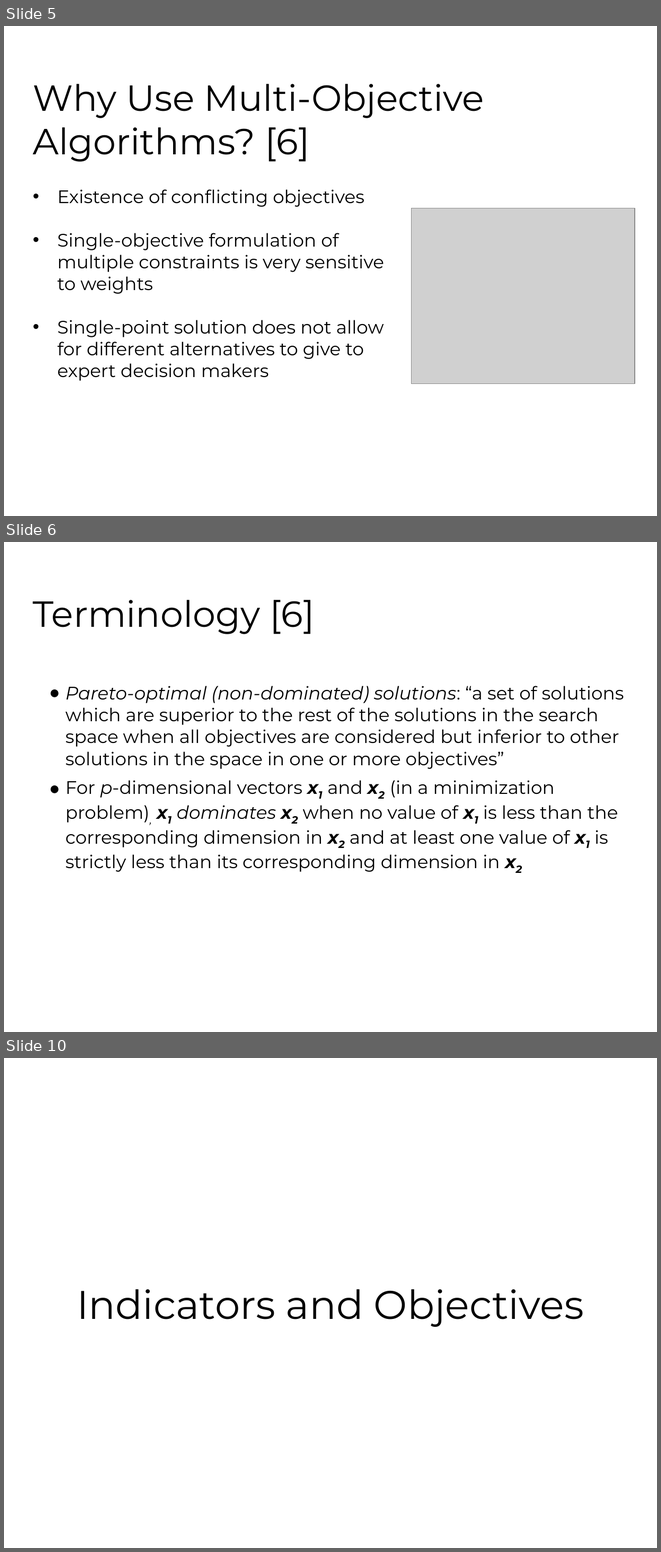
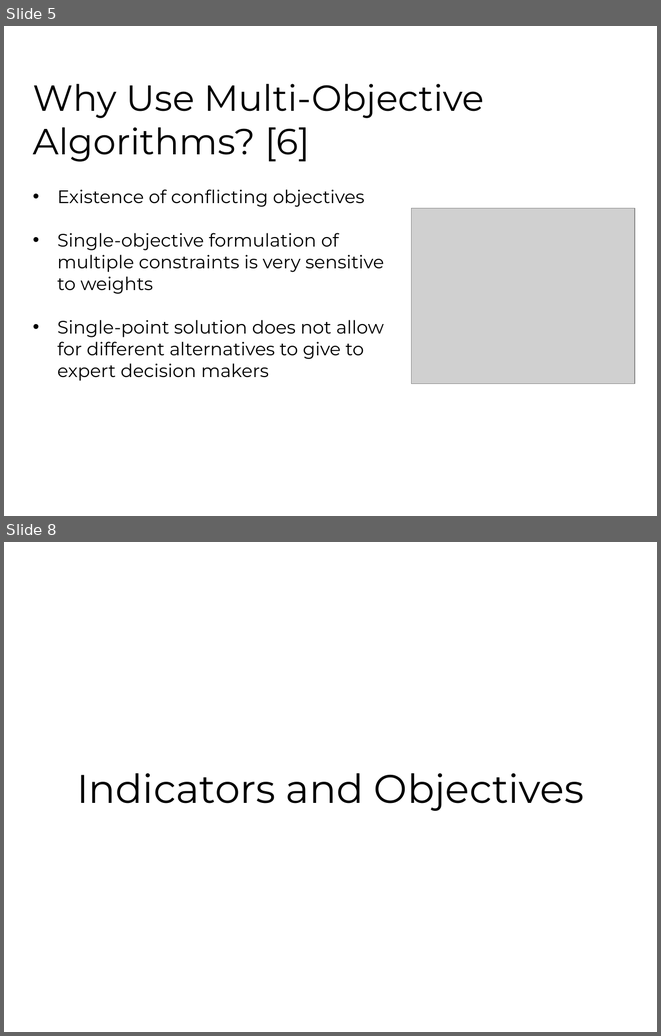
Before and after one commit to fhh23/Evolving-Stock-Market-Indicators-Using-Multi-Objective-Genetic-Algorithms, a slide deck: CSE848_Hormasji_Reiff_ProjectPresentation.pptx. Shown one above the other, each under a label of ours: slides 5, 6 and 10 before the commit, slides 5 and 8 after it; the slides between them are not shown. The pictures are 661x1552 and 661x1036 pixels, drawn with LibreOffice and Linux fonts; fonts in the diff are those of the drawing; grey boxes stand for pictures; background and template pictures are left out. Boxes give left, top, right and bottom in pixels: in the first picture for what was removed or moved away, otherwise in the second. Text is boxed around its words. In the diff, an @@ line names an element or a change of style, - is before the commit and + after.

Commit message:
Committing the presentation sent to me by Farhan. Syncing all other files in Git with what I have on my computer. Modifying the summaryStatistics script to fix an error.

```diff
--- a/CSE848_Hormasji_Reiff_ProjectPresentation.pptx
+++ b/CSE848_Hormasji_Reiff_ProjectPresentation.pptx
@@ slide 6 removed at (4, 542, 657, 1032), background #FFFFFF @@
@@ title removed at (33, 600, 315, 634) @@
-Terminology [6]
@@ text removed at (65, 686, 624, 872) @@
-● Pareto-optimal (non-dominated) solutions: “a set of solutions which are superior to the rest of the solutions in the search space when all objectives are considered but inferior to other solutions in the space in one or more objectives”
-● For p-dimensional vectors x1 and x2 (in a minimization problem), x1 dominates x2 when no value of x1 is less than the corresponding dimension in x2 and at least one value of x1 is strictly less than its corresponding dimension in x2
@@ what was slide 10 is now slide 8 @@
```
Also in this commit, not shown: 6 slides changed, 5 slides added, 4 other slides removed, 3 other files.
